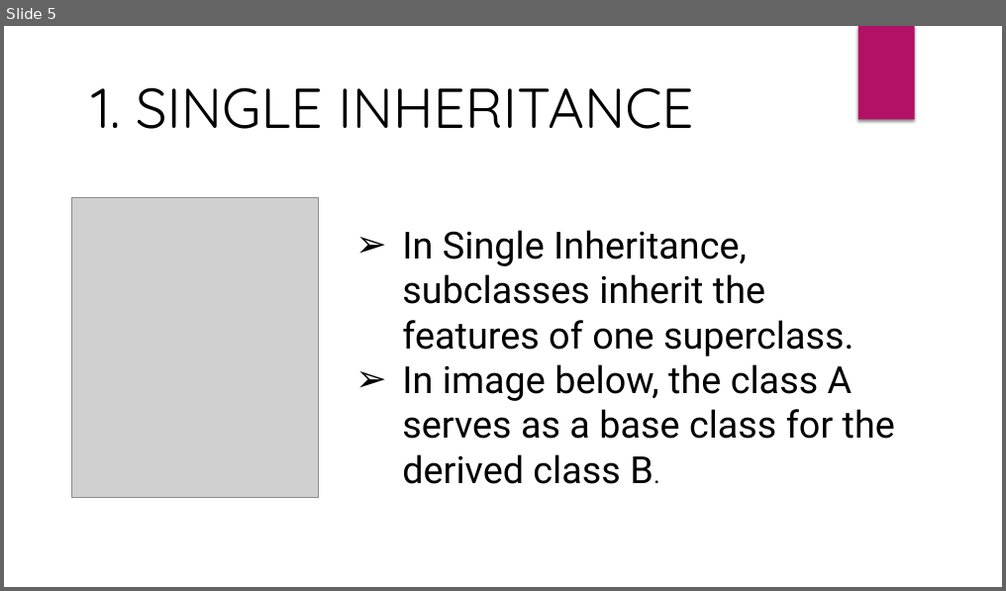
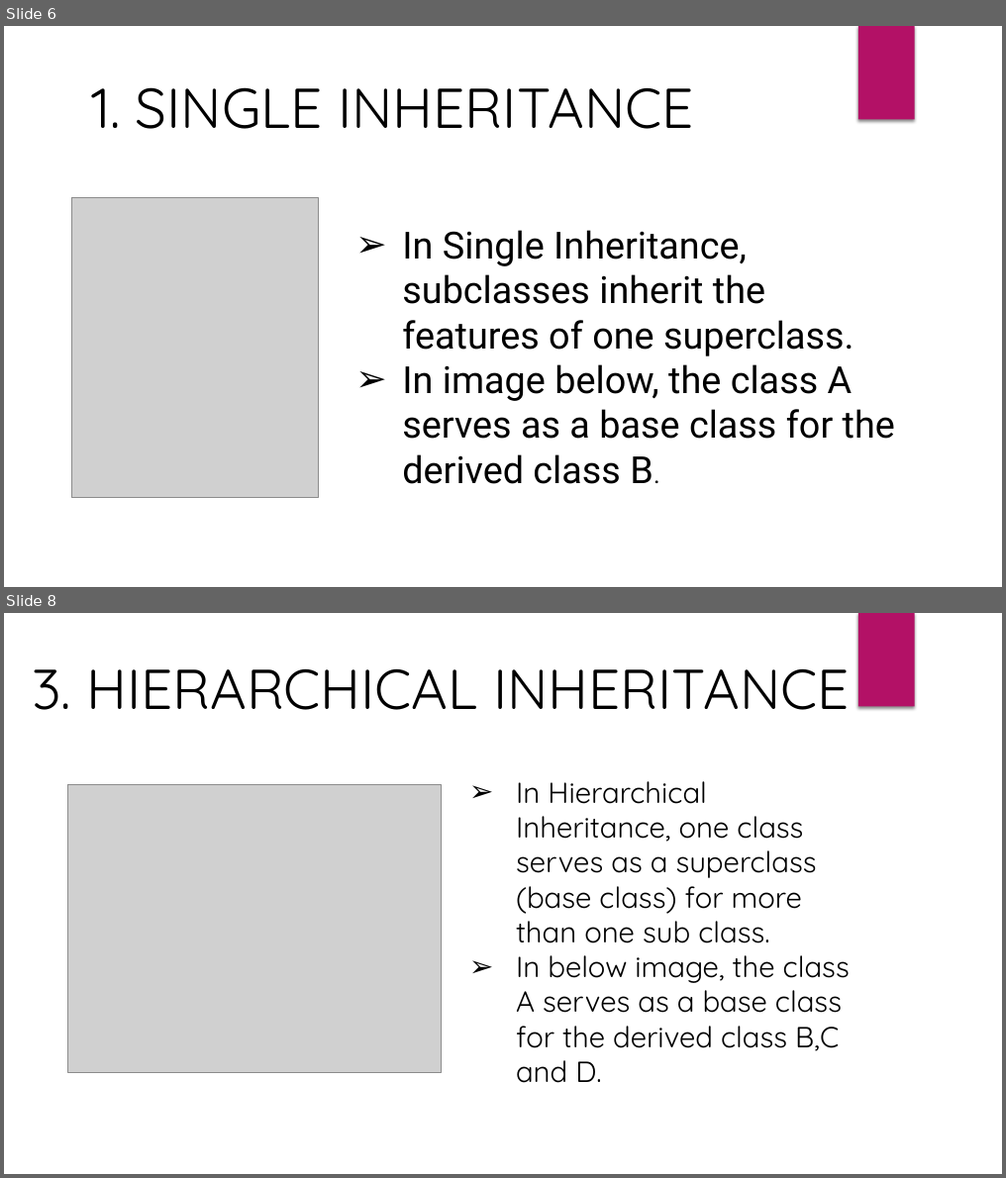
Before and after one commit to AshishVerma2711/Team, a slide deck: Inheritance.pptx. Shown one above the other, each under a label of ours: slide 5 before the commit, slides 6 and 8 after it; the slides between them are not shown. The pictures are 1006x591 and 1006x1178 pixels, drawn with LibreOffice and Linux fonts; fonts in the diff are those of the drawing; grey boxes stand for pictures. Boxes give left, top, right and bottom in pixels: in the first picture for what was removed or moved away, otherwise in the second. Text is boxed around its words. In the diff, an @@ line names an element or a change of style, - is before the commit and + after.

```diff
--- a/Inheritance.pptx
+++ b/Inheritance.pptx
@@ slide 8 added at [4,613,1002,1174], background #FFFFFF; not listed: 1 template element that a slide beside it also shows @@
@@ text added at [32,668,848,710], 54 pt, text #000000 @@
+3. HIERARCHICAL INHERITANCE
@@ picture added at [67,784,441,1072] @@
@@ text added at [516,781,849,1083], 28 pt, text #000000 @@
+➢ In Hierarchical Inheritance, one class serves as a superclass (base class) for more than one sub class.
+➢ In below image, the class A serves as a base class for the derived class B,C and D.
@@ what was slide 5 is now slide 6 @@
```
Also in this commit, not shown: 2 slides changed, 4 other slides added, 4 slides removed.
